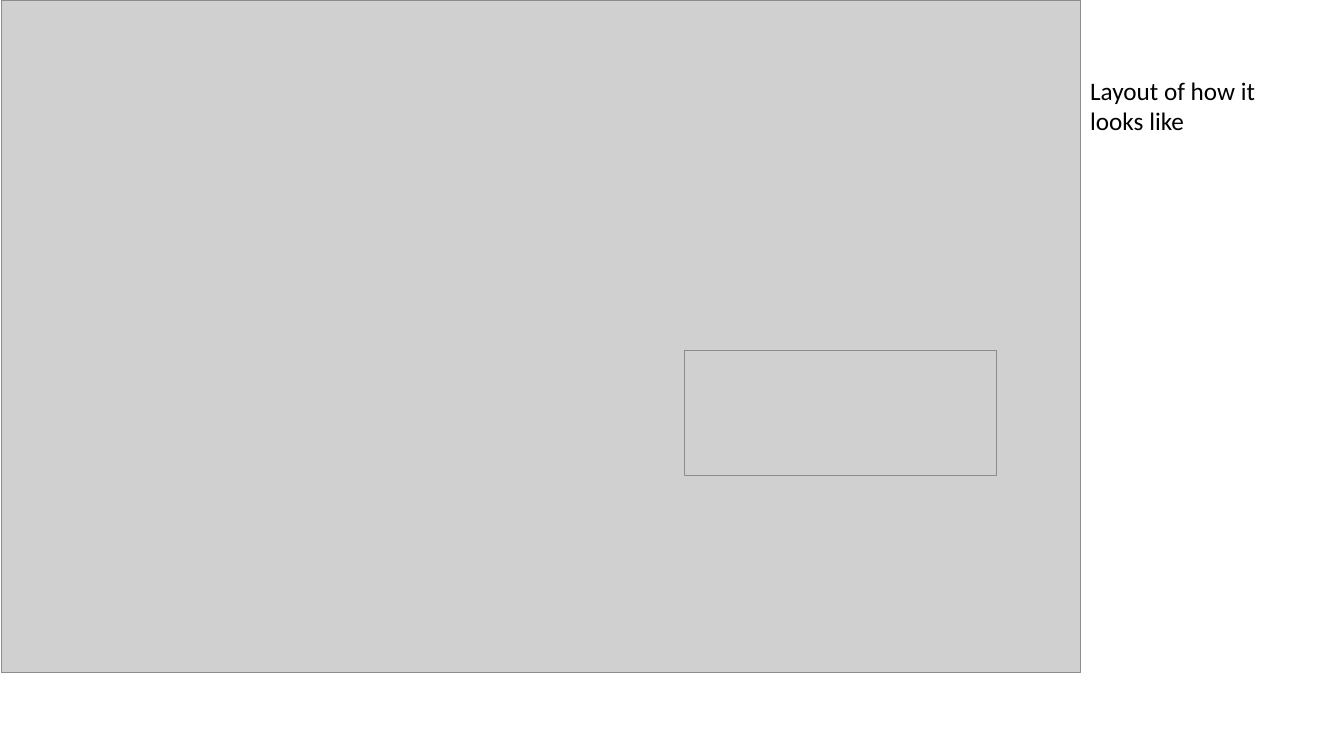
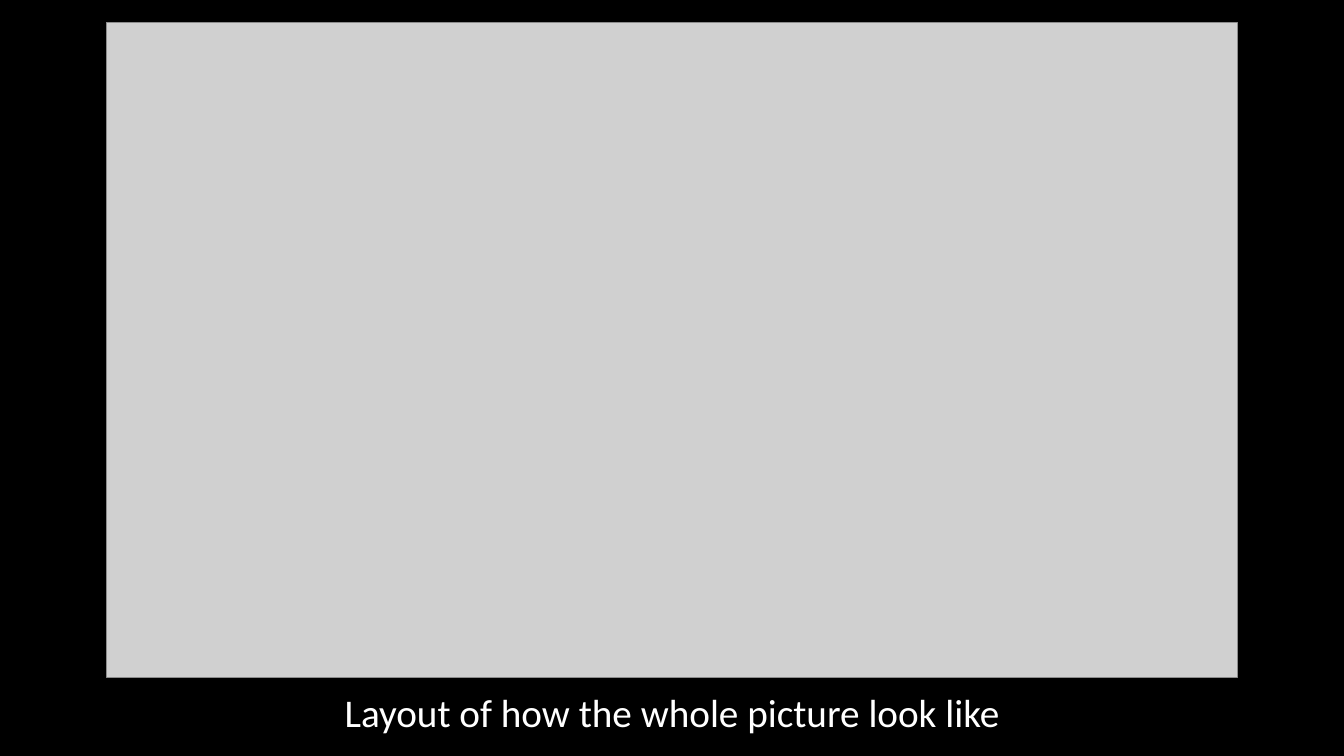
Before and after one commit to beeeiruuui/GitShare, a slide deck: slide 4 of FYPPresentation.pptx (slide 3 before the commit). Drawn at 1344x756 pixels with LibreOffice and Linux fonts; fonts in the diff are those of the drawing; grey boxes stand for pictures. Boxes give left, top, right and bottom in pixels: in the first picture for what was removed or moved away, otherwise in the second. Text is boxed around its words. In the diff, an @@ line names an element or a change of style, - is before the commit and + after.

```diff
--- a/FYPPresentation.pptx
+++ b/FYPPresentation.pptx
@@ background #FFFFFF to #000000 @@
@@ picture: place and size @@
-picture at [1, 0, 1080, 673]
+picture at [107, 22, 1238, 679]
@@ picture removed at [685, 351, 997, 476] @@
@@ text at [345, 699, 999, 734]: text changed; size 18 to 28 pt; text colour #000000 to #FFFFFF @@
-Layout of how it looks like
+Layout of how the whole picture look like
```
Also in this commit, not shown: 4 other slides changed, 2 slides added, 1 slide removed.
